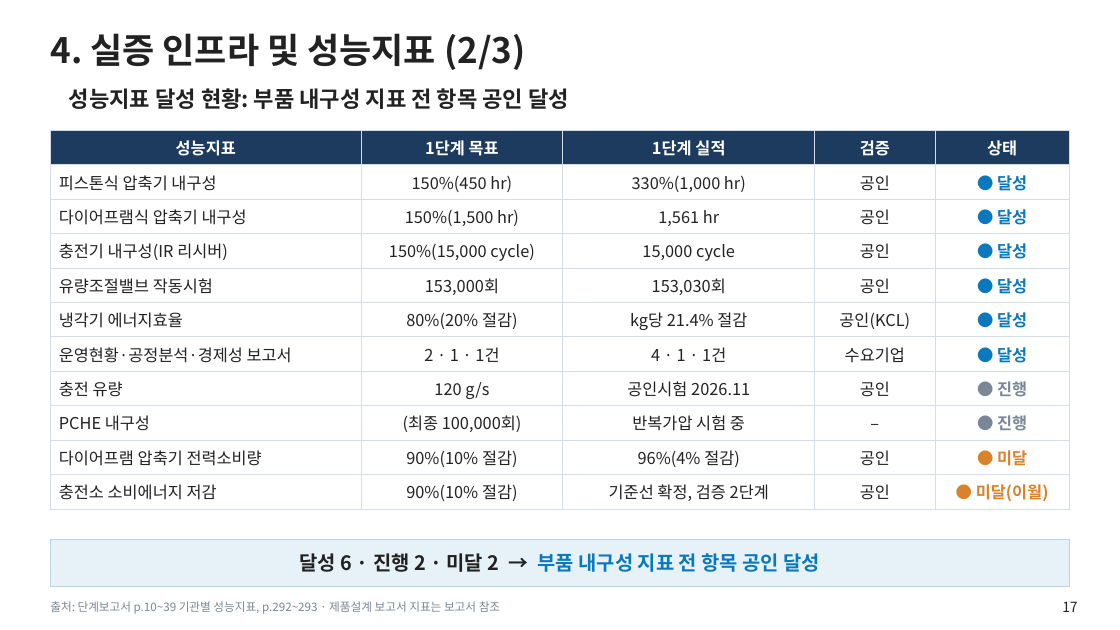
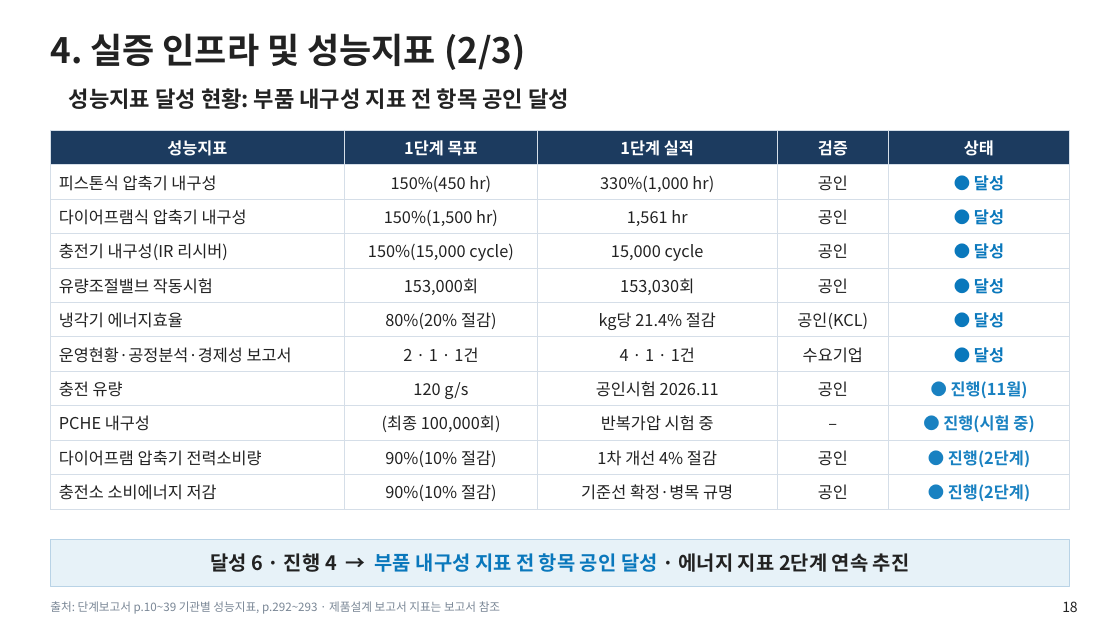
Before and after one commit to jungdw180-debug/h2, a slide deck: slide 18 of slides/1단계_단계평가_본평가판.pptx (slide 17 before the commit). Drawn at 1120x630 pixels with LibreOffice and Linux fonts; fonts in the diff are those of the drawing; background and template pictures are left out. Boxes give left, top, right and bottom in pixels: in the first picture for what was removed or moved away, otherwise in the second. Text is boxed around its words. In the diff, an @@ line names an element or a change of style, - is before the commit and + after.

```diff
--- a/slides/1단계_단계평가_본평가판.pptx
+++ b/slides/1단계_단계평가_본평가판.pptx
@@ table at (x1=50, y1=130, x2=1070, y2=505) @@
-row 8, column 5: ● 진행
+row 8, column 5: ● 진행(11월)
-row 9, column 5: ● 진행
+row 9, column 5: ● 진행(시험 중)
-row 10, column 3: 96%(4% 절감)
+row 10, column 3: 1차 개선 4% 절감
-row 10, column 5: ● 미달
+row 10, column 5: ● 진행(2단계)
-row 11, column 3: 기준선 확정, 검증 2단계
+row 11, column 3: 기준선 확정·병목 규명
-row 11, column 5: ● 미달(이월)
+row 11, column 5: ● 진행(2단계)
@@ text in rectangle at (x1=210, y1=553, x2=910, y2=572): text changed; text colour #0A78BC to #222222 @@
-달성 6 · 진행 2 · 미달 2 → 부품 내구성 지표 전 항목 공인 달성
+달성 6 · 진행 4 → 부품 내구성 지표 전 항목 공인 달성 · 에너지 지표 2단계 연속 추진
@@ page number at (x1=1062, y1=601, x2=1078, y2=612): text changed @@
-17
+18
```
Also in this commit, not shown: 13 other slides changed, 1 slide added, 8 other files.
